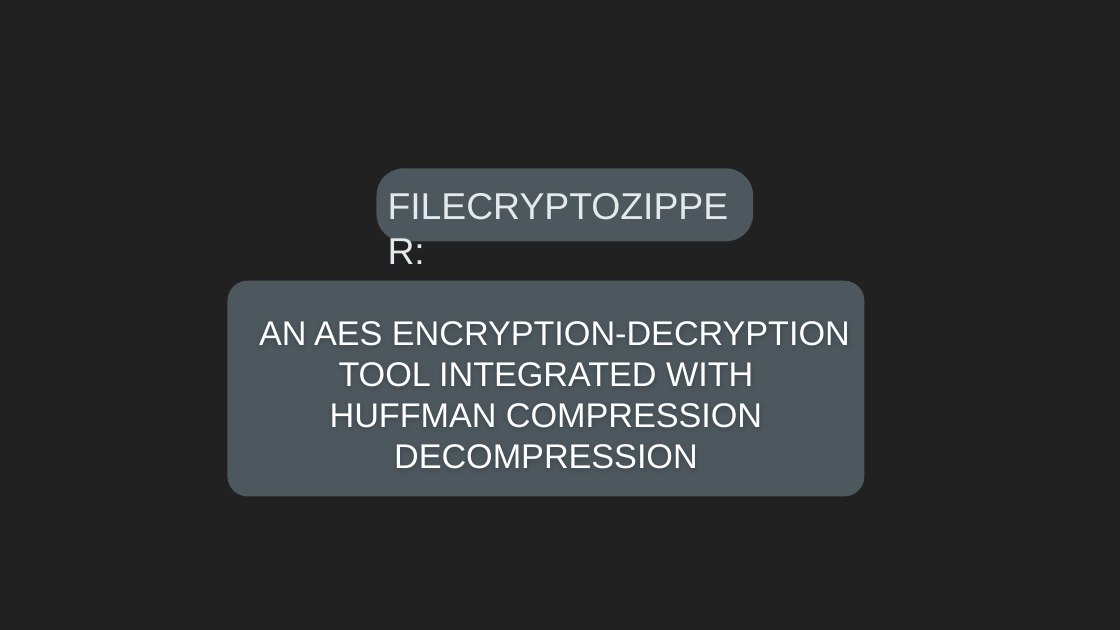
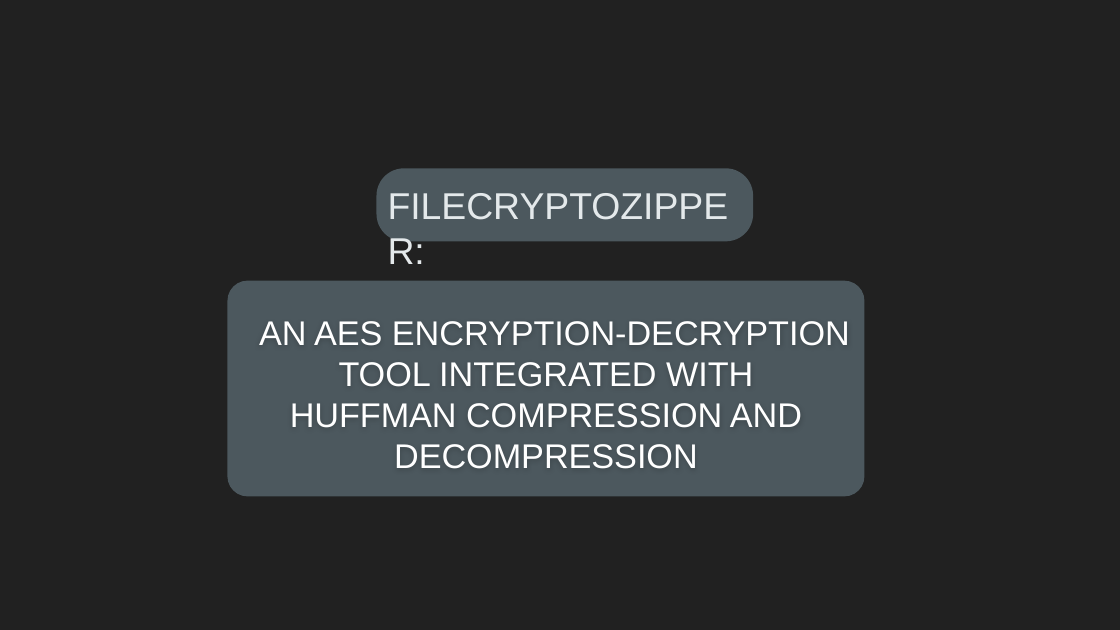
Before and after one commit to Tashrif-007/SPL-1, a slide deck: slide 1 of SPL-Doc/SPL-1 Mid.pptx. Drawn at 1120x630 pixels with LibreOffice and Linux fonts; fonts in the diff are those of the drawing; background and template pictures are left out. Boxes give left, top, right and bottom in pixels: in the first picture for what was removed or moved away, otherwise in the second. Text is boxed around its words. In the diff, an @@ line names an element or a change of style, - is before the commit and + after.

Commit message:
slide

```diff
--- a/SPL-Doc/SPL-1 Mid.pptx
+++ b/SPL-Doc/SPL-1 Mid.pptx
@@ title at bbox=[259, 321, 850, 469]: text changed @@
-AN AES ENCRYPTION-DECRYPTION
-TOOL INTEGRATED WITH
-HUFFMAN COMPRESSION
-DECOMPRESSION
+AN AES ENCRYPTION-DECRYPTION
+TOOL INTEGRATED WITH
+HUFFMAN COMPRESSION AND
+DECOMPRESSION
```
Also in this commit, not shown: 6 other slides changed, 1 slide added.
